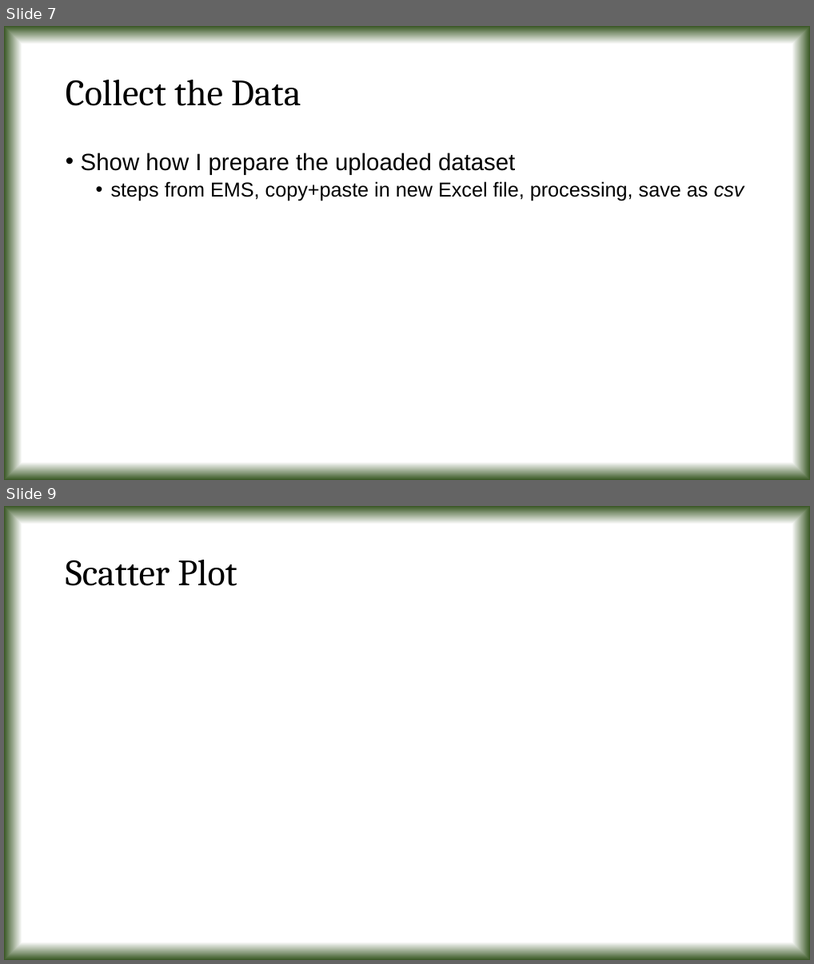
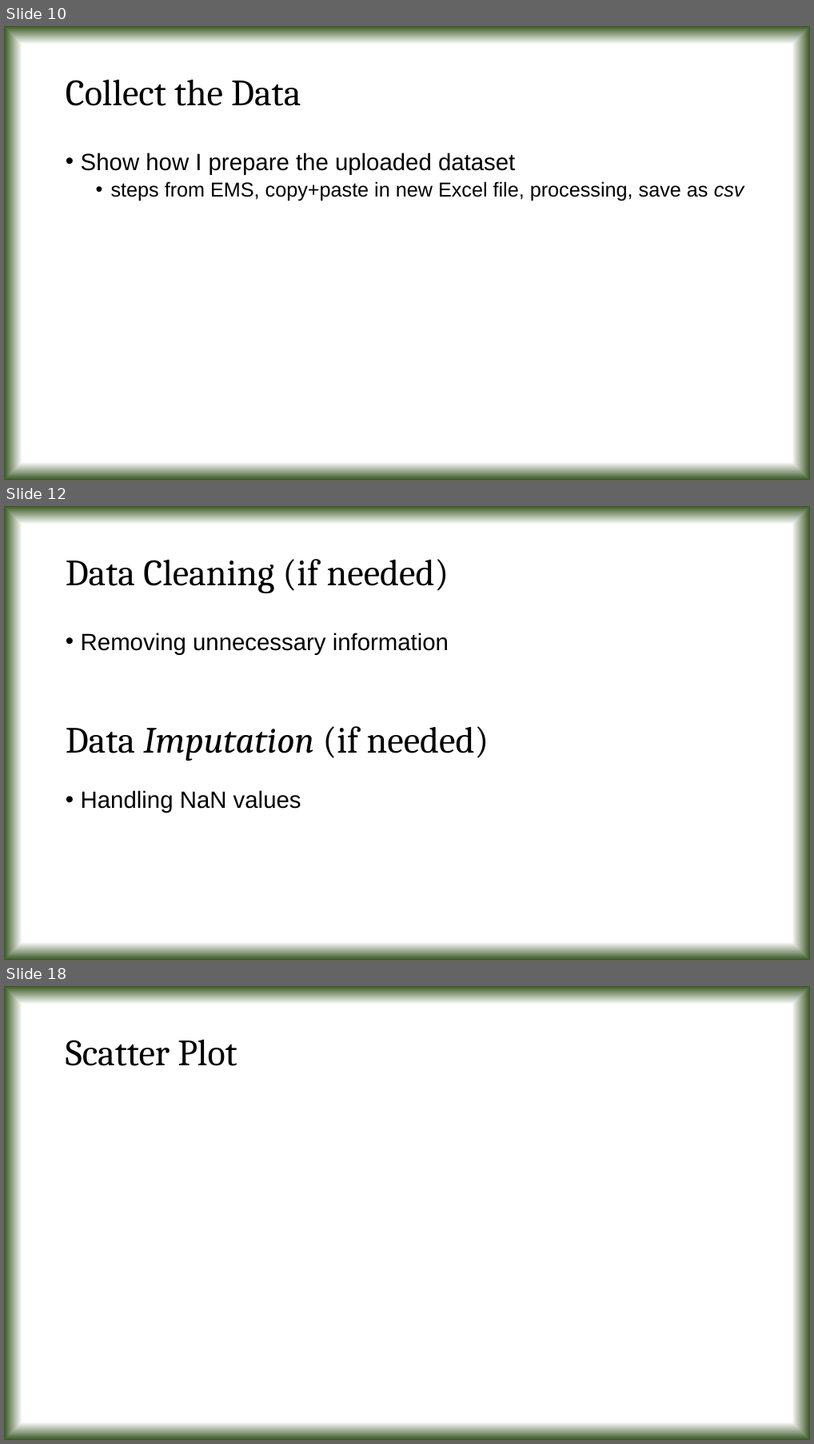
Before and after one commit to tanmoyie/Applied-Statistics, a slide deck: Projects & Dataset/Presentation on Python projects in Applied Statistics.pptx. Shown one above the other, each under a label of ours: slides 7 and 9 before the commit, slides 10, 12 and 18 after it; the slides between them are not shown. The pictures are 814x964 and 814x1444 pixels, drawn with LibreOffice and Linux fonts; fonts in the diff are those of the drawing. Boxes give left, top, right and bottom in pixels: in the first picture for what was removed or moved away, otherwise in the second. Text is boxed around its words. In the diff, an @@ line names an element or a change of style, - is before the commit and + after.

```diff
--- a/Projects & Dataset/Presentation on Python projects in Applied Statistics.pptx
+++ b/Projects & Dataset/Presentation on Python projects in Applied Statistics.pptx
@@ slide 12 added at (4,506,810,960), background gradient #FFFFFF to #385723 @@
@@ title added at (66,559,450,593), 44 pt, text #000000 @@
+Data Cleaning (if needed)
@@ text added at (81,632,449,655), 28 pt, text #000000 @@
+• Removing unnecessary information
@@ text added at (66,726,490,760), 44 pt, text #000000 @@
+Data Imputation (if needed)
@@ text added at (81,790,302,812), 28 pt, text #000000 @@
+• Handling NaN values
@@ what was slide 7 is now slide 10 @@
@@ what was slide 9 is now slide 18 @@
```
Also in this commit, not shown: 3 slides changed, 8 other slides added, 2 other files.
